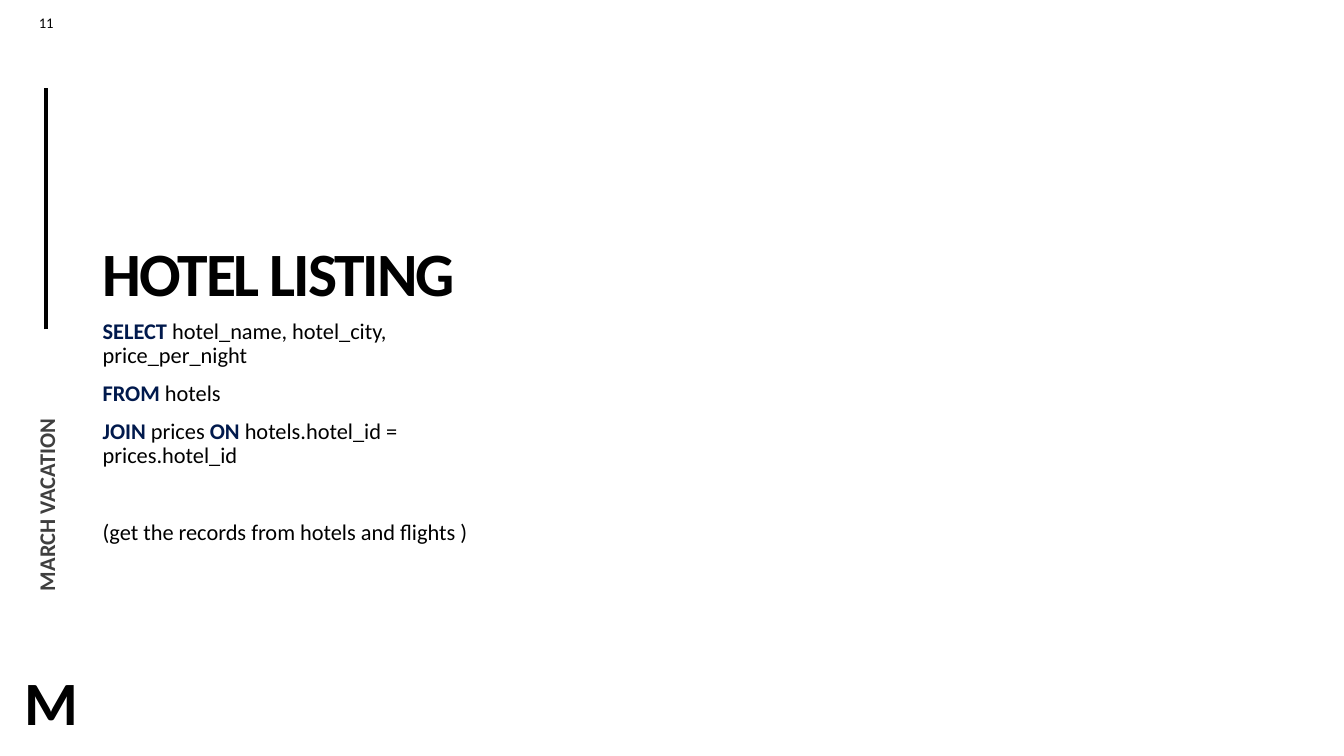
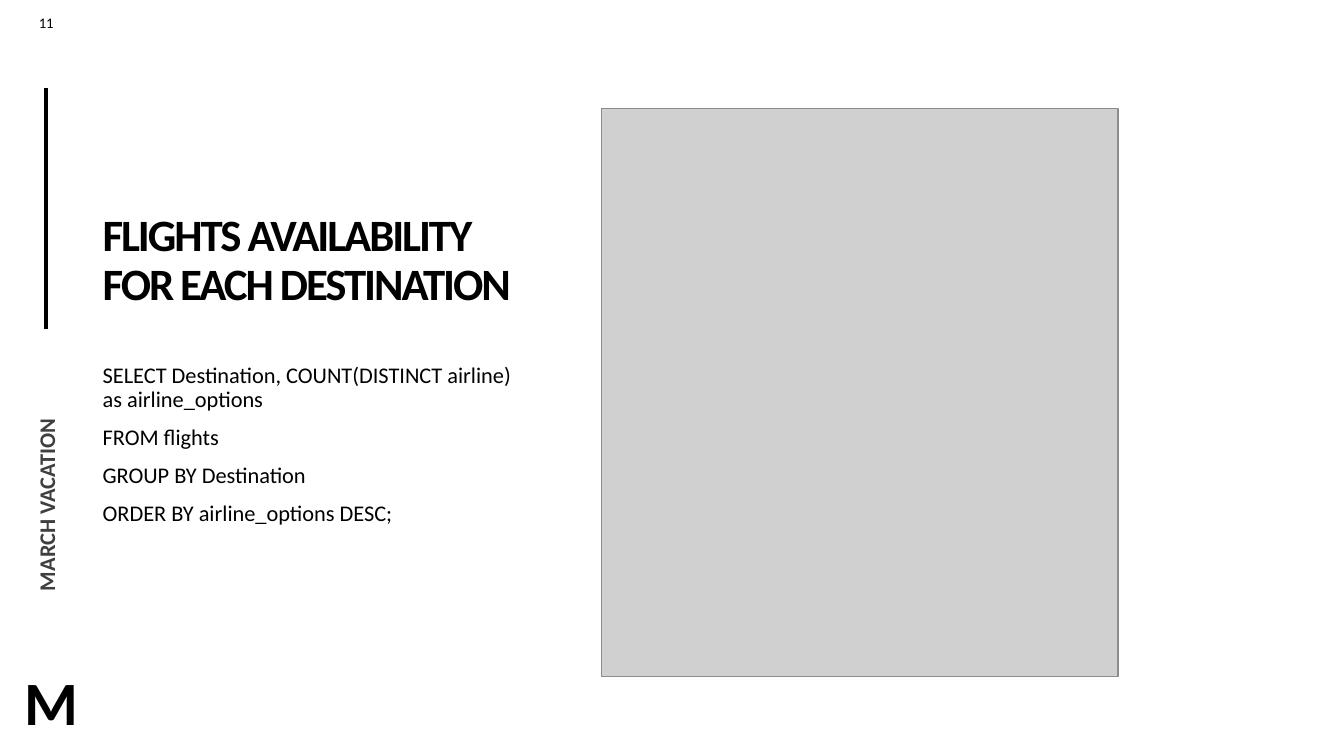
Before and after one commit to Poojashrees3/hadoop-clusters-travel, a slide deck: slide 11 of March vacation.pptx. Drawn at 1344x756 pixels with LibreOffice and Linux fonts; fonts in the diff are those of the drawing; grey boxes stand for pictures. Boxes give left, top, right and bottom in pixels: in the first picture for what was removed or moved away, otherwise in the second. Text is boxed around its words. In the diff, an @@ line names an element or a change of style, - is before the commit and + after.

```diff
--- a/March vacation.pptx
+++ b/March vacation.pptx
@@ picture added at [601,109,1118,677] @@
@@ title at [103,221,511,301]: text changed; size 44 to 32 pt @@
-HOTEL LISTING
+FLIGHTS AVAILABILITY FOR EACH DESTINATION
@@ text at [103,367,510,525]: text changed @@
-SELECT hotel_name, hotel_city, price_per_night
-FROM hotels
-JOIN prices ON hotels.hotel_id = prices.hotel_id
-(get the records from hotels and flights )
+SELECT Destination, COUNT(DISTINCT airline) as airline_options
+FROM flights
+GROUP BY Destination
+ORDER BY airline_options DESC;
```
Also in this commit, not shown: 13 other slides changed, 1 slide added, 1 slide removed, 5 other files.
